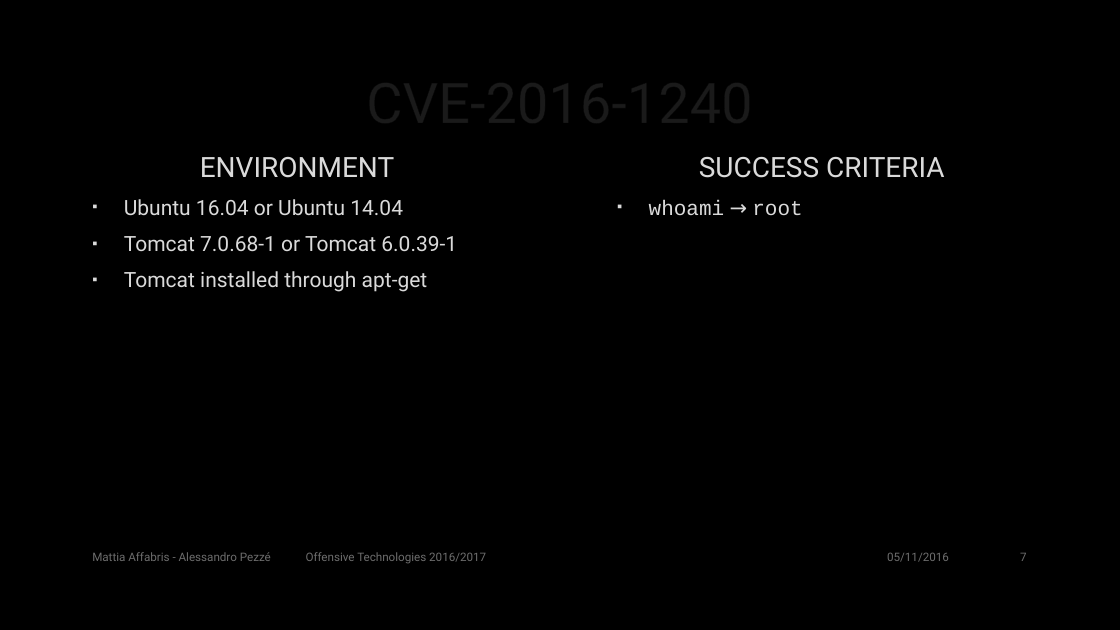
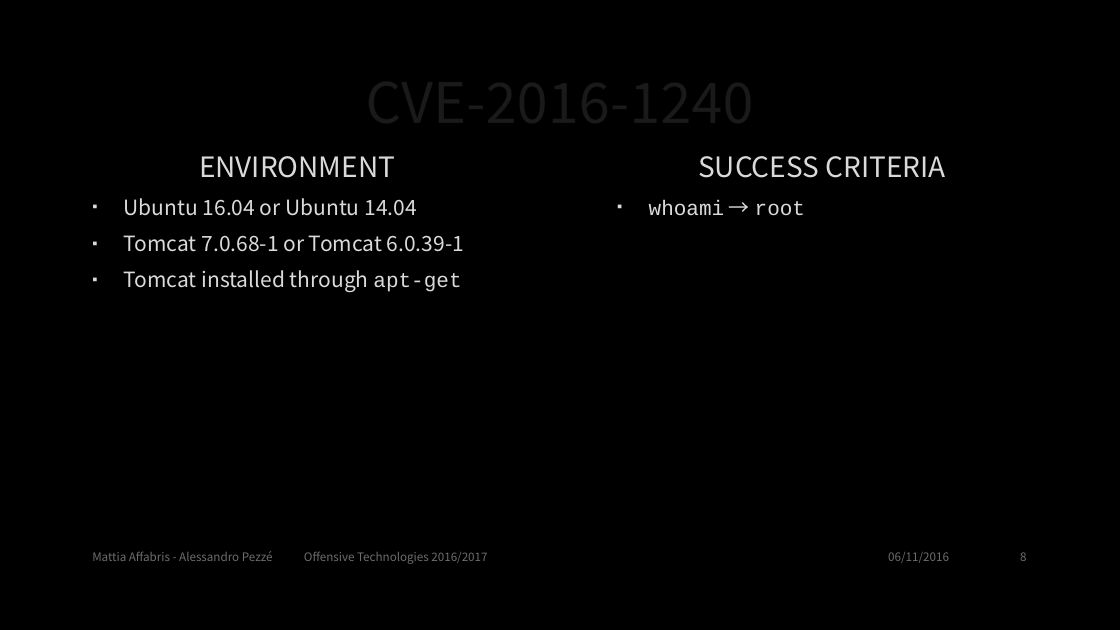
Before and after one commit to Naramsim/Offensive, a slide deck: slide 8 of Exploits.pptx (slide 7 before the commit). Drawn at 1120x630 pixels with LibreOffice and Linux fonts; fonts in the diff are those of the drawing; background and template pictures are left out. Boxes give left, top, right and bottom in pixels: in the first picture for what was removed or moved away, otherwise in the second. Text is boxed around its words. In the diff, an @@ line names an element or a change of style, - is before the commit and + after.

Commit message:
font changed and few additions

```diff
--- a/Exploits.pptx
+++ b/Exploits.pptx
@@ title "CVE-2016-1240" at (84, 56, 1035, 145): font Roboto to Noto Sans CJK SC @@
@@ text "ENVIRONMENT" at (124, 156, 464, 293): font Roboto to Noto Sans CJK SC; font Roboto to Courier New in "apt-get" @@
@@ text "SUCCESS CRITERIA" at (649, 156, 946, 215): font Roboto to Noto Sans CJK SC in "SUCCESS CRITERIA", "→" @@
@@ text "Mattia Affabris - Alessandro Pezzé ..." at (92, 551, 487, 564): font Roboto to Noto Sans CJK SC @@
@@ text at (888, 552, 949, 563): text changed; font Roboto to Noto Sans CJK SC @@
-05/11/2016
+06/11/2016
@@ page number at (1020, 552, 1026, 561): text changed; font Roboto to Noto Sans CJK SC @@
-7
+8
```
Also in this commit, not shown: 11 other slides changed.
